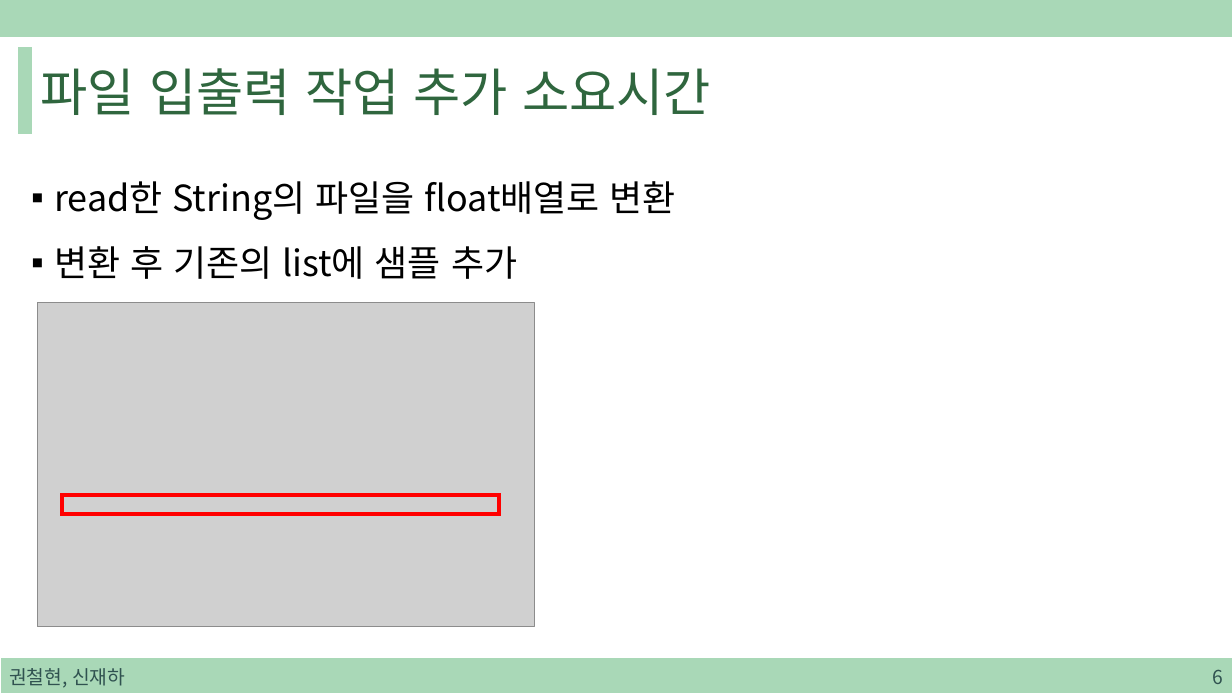
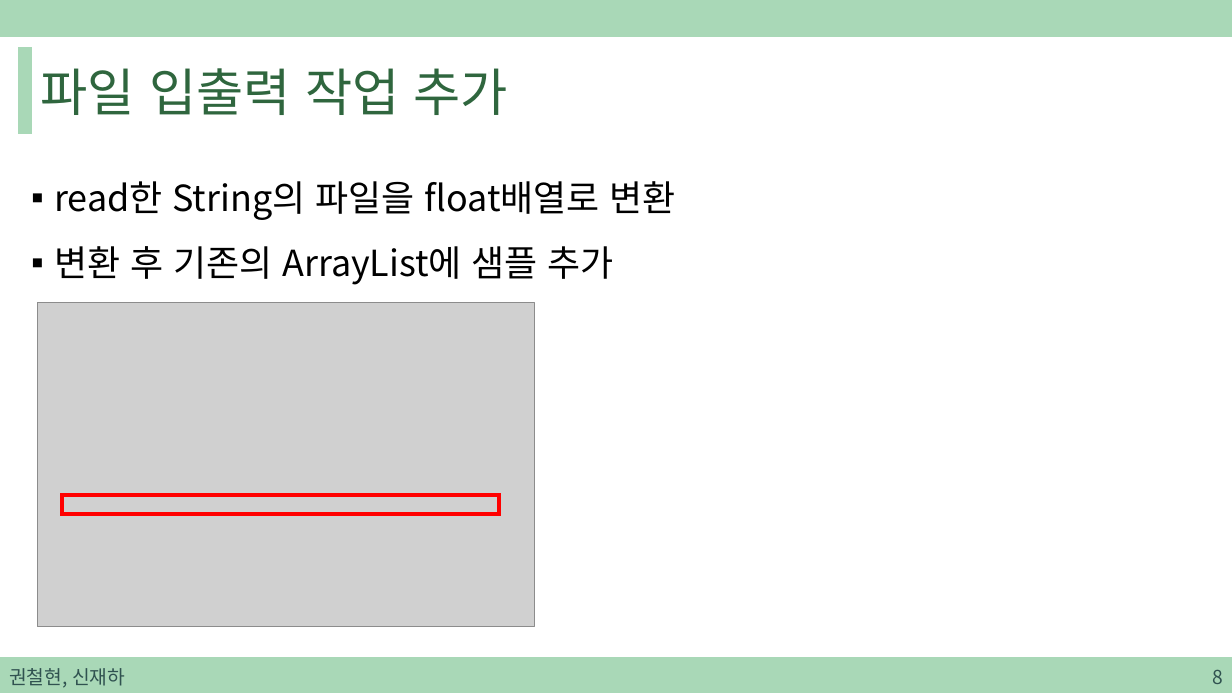
Before and after one commit to sjh4287/capston, a slide deck: slide 8 of 2022.02.11/권철현,신재하.pptx (slide 6 before the commit). Drawn at 1232x693 pixels with LibreOffice and Linux fonts; fonts in the diff are those of the drawing; grey boxes stand for pictures. Boxes give left, top, right and bottom in pixels: in the first picture for what was removed or moved away, otherwise in the second. Text is boxed around its words. In the diff, an @@ line names an element or a change of style, - is before the commit and + after.

```diff
--- a/2022.02.11/권철현,신재하.pptx
+++ b/2022.02.11/권철현,신재하.pptx
@@ title at [41, 68, 508, 115]: text changed @@
-파일 입출력 작업 추가 소요시간
+파일 입출력 작업 추가
@@ text at [54, 246, 614, 285]: text changed @@
-▪ 변환 후 기존의 list에 샘플 추가
+▪ 변환 후 기존의 ArrayList에 샘플 추가
@@ page number at [1212, 670, 1223, 684]: text changed @@
-6
+8
```
Also in this commit, not shown: 3 other slides changed, 9 slides added, 3 other files.
